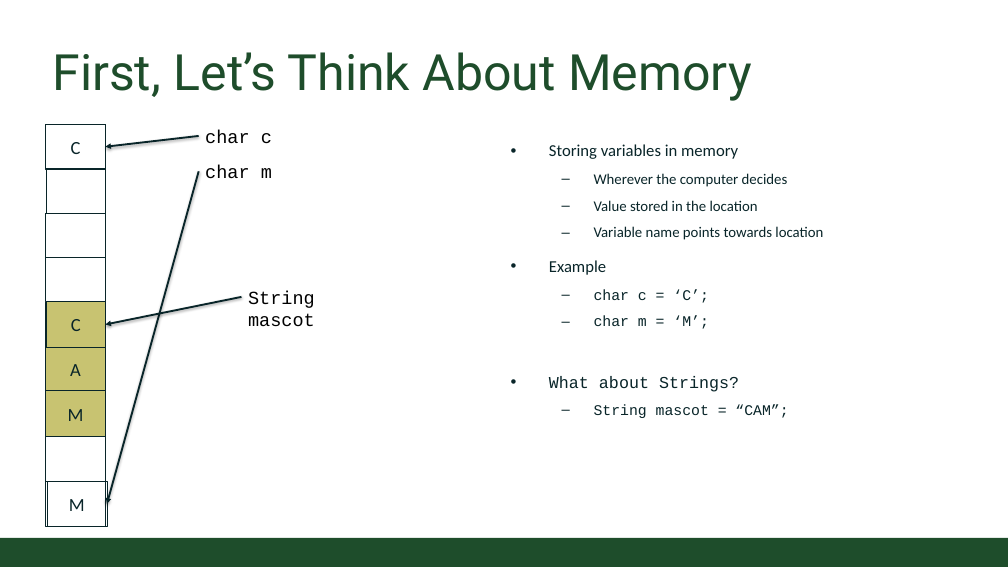
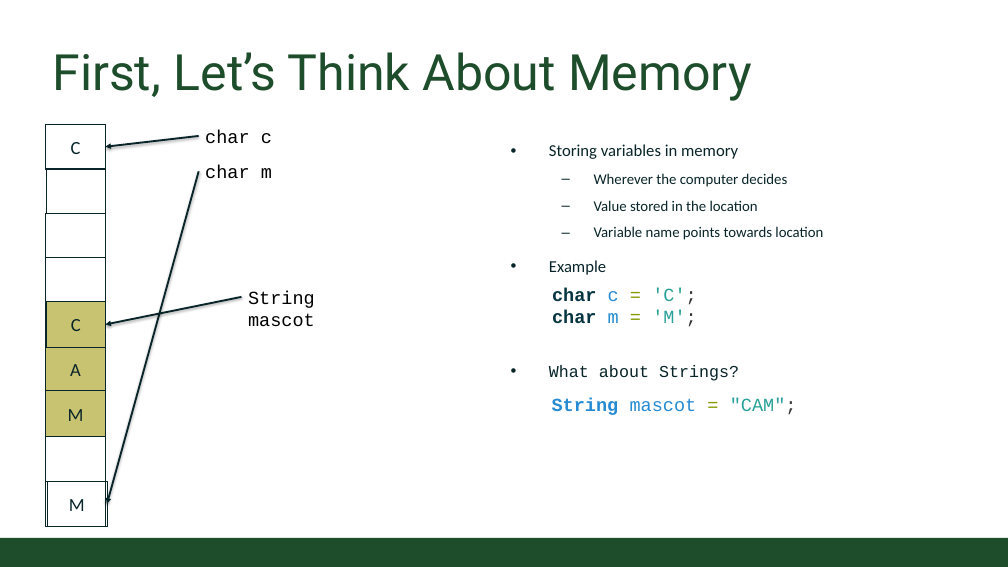
Before and after one commit to CSU-CompSci-CS163-4/Handouts, a slide deck: slide 4 of slides/Online/2020/04a - CharactersAndStrings.pptx. Drawn at 1008x567 pixels with LibreOffice and Linux fonts; fonts in the diff are those of the drawing; background and template pictures are left out. Boxes give left, top, right and bottom in pixels: in the first picture for what was removed or moved away, otherwise in the second. Text is boxed around its words. In the diff, an @@ line names an element or a change of style, - is before the commit and + after.

```diff
--- a/slides/Online/2020/04a - CharactersAndStrings.pptx
+++ b/slides/Online/2020/04a - CharactersAndStrings.pptx
@@ text added at [552, 288, 697, 327], 20 pt, text #073642 @@
+char c = 'C';
+char m = 'M';
@@ text at [594, 289, 709, 329]: paragraphs removed @@
-  – char c = ‘C’;
-  – char m = ‘M’;
@@ text added at [552, 398, 797, 415], 20 pt, text #268BD2 @@
+String mascot = "CAM";
@@ text at [594, 405, 788, 418]: paragraph removed @@
-  – String mascot = “CAM”;
```
Also in this commit, not shown: 2 other slides changed, 1 other file.
